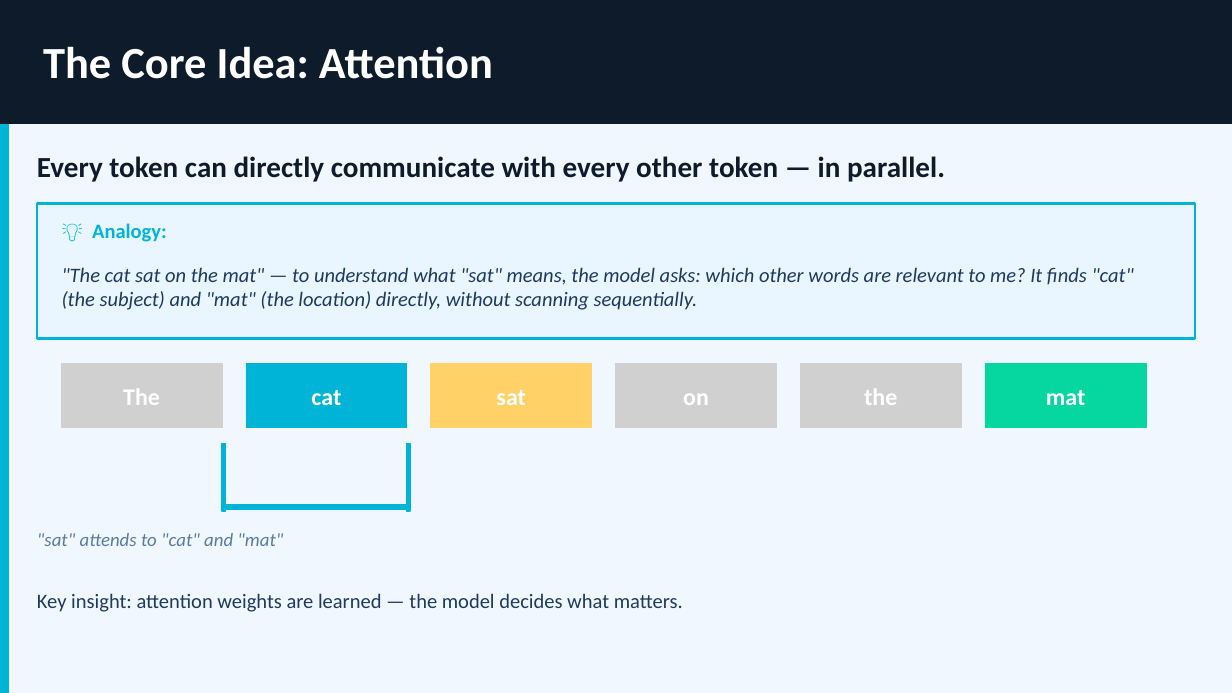
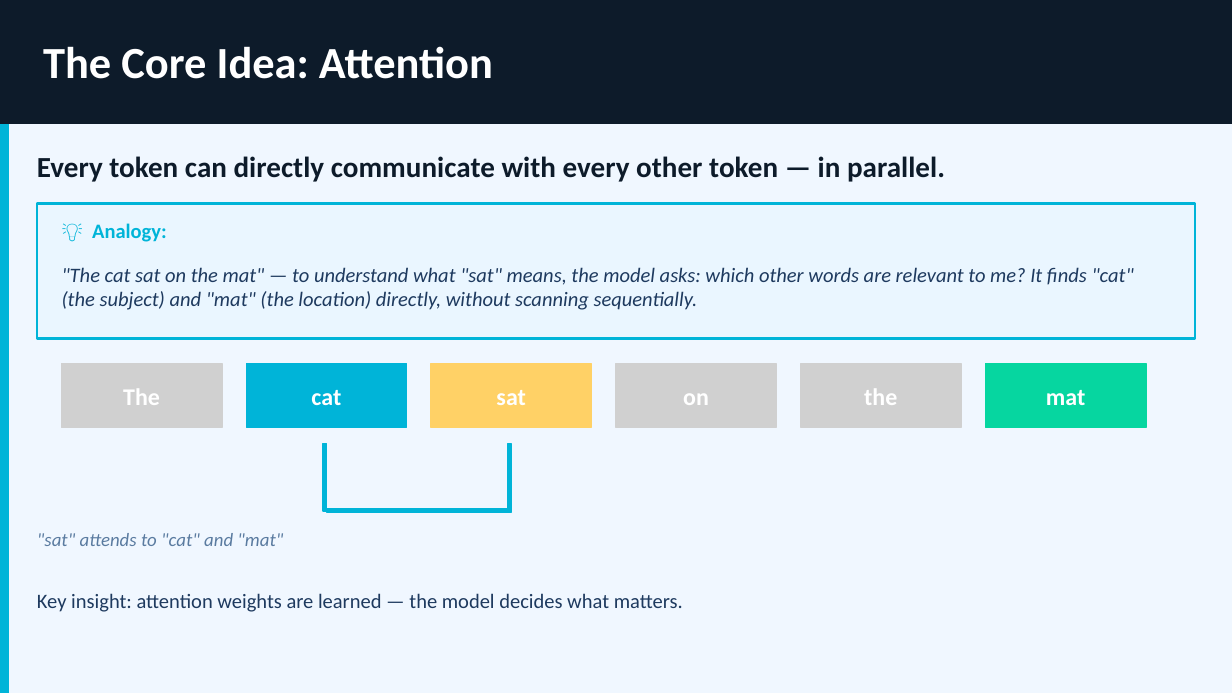
Before and after one commit to ShahZebYousafzai/AI-CV-Lecture, a slide deck: slide 4 of Session 14/Session14_Transformers_Attention.pptx. Drawn at 1232x693 pixels with LibreOffice and Linux fonts; fonts in the diff are those of the drawing. Boxes give left, top, right and bottom in pixels: in the first picture for what was removed or moved away, otherwise in the second. Text is boxed around its words. In the diff, an @@ line names an element or a change of style, - is before the commit and + after.

Commit message:
Added session 15 slides

```diff
--- a/Session 14/Session14_Transformers_Attention.pptx
+++ b/Session 14/Session14_Transformers_Attention.pptx
@@ rectangle: place and size @@
-rectangle at bbox=[222, 444, 225, 511]
+rectangle at bbox=[323, 444, 326, 511]
@@ rectangle: place and size @@
-rectangle at bbox=[407, 444, 410, 511]
+rectangle at bbox=[508, 444, 511, 511]
@@ rectangle: place and size @@
-rectangle at bbox=[225, 505, 410, 509]
+rectangle at bbox=[326, 509, 511, 513]
```
Also in this commit, not shown: 3 other files.
